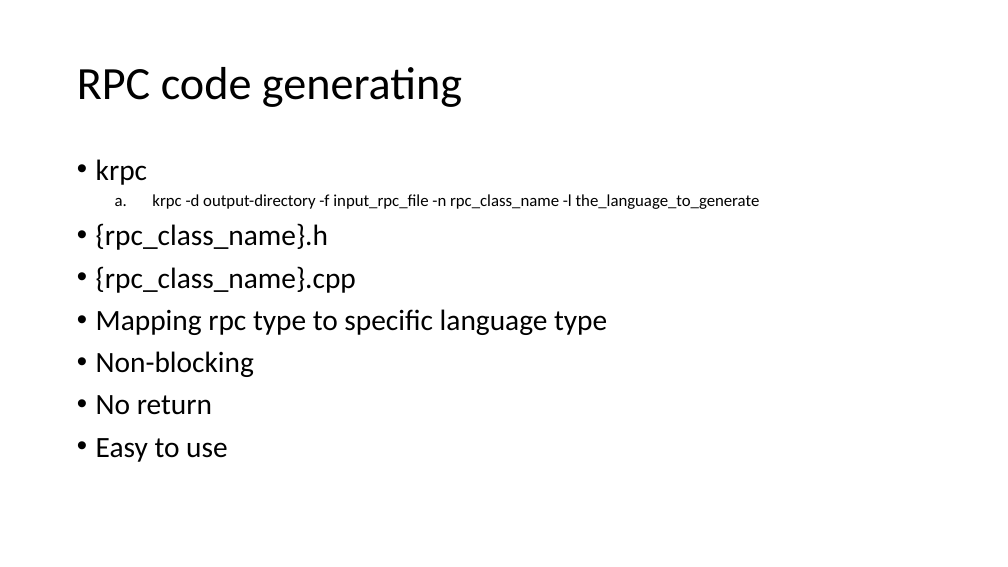
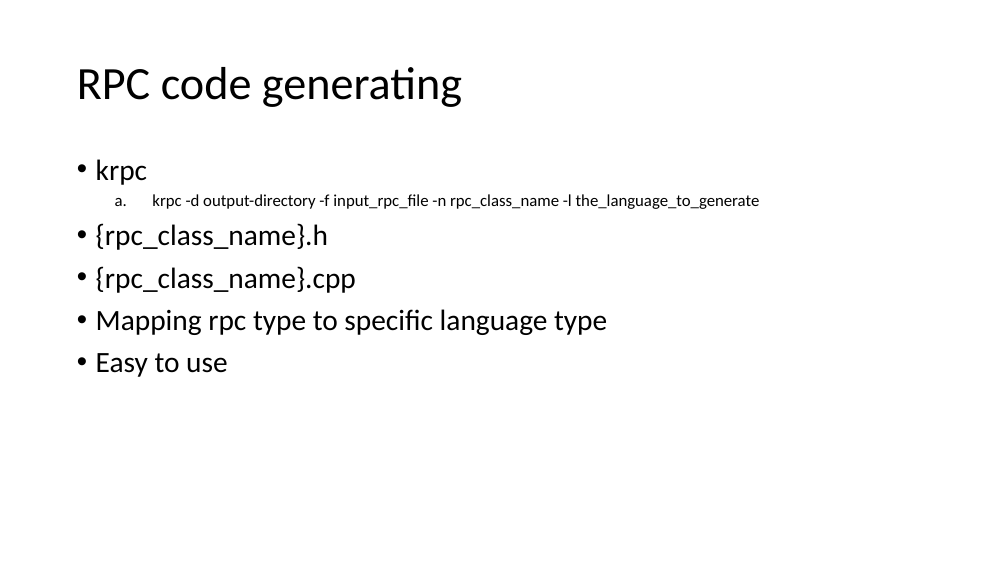
Before and after one commit to dennis-kk/knet, a slide deck: slide 17 of doc/knet.pptx (slide 9 before the commit). Drawn at 1008x567 pixels with LibreOffice and Linux fonts; fonts in the diff are those of the drawing. Boxes give left, top, right and bottom in pixels: in the first picture for what was removed or moved away, otherwise in the second. Text is boxed around its words. In the diff, an @@ line names an element or a change of style, - is before the commit and + after.

```diff
--- a/doc/knet.pptx
+++ b/doc/knet.pptx
@@ text at (96, 351, 254, 415): paragraphs removed @@
-• Non-blocking
-• No return
```
Also in this commit, not shown: 1 other slide changed, 9 slides added, 2 other files.
